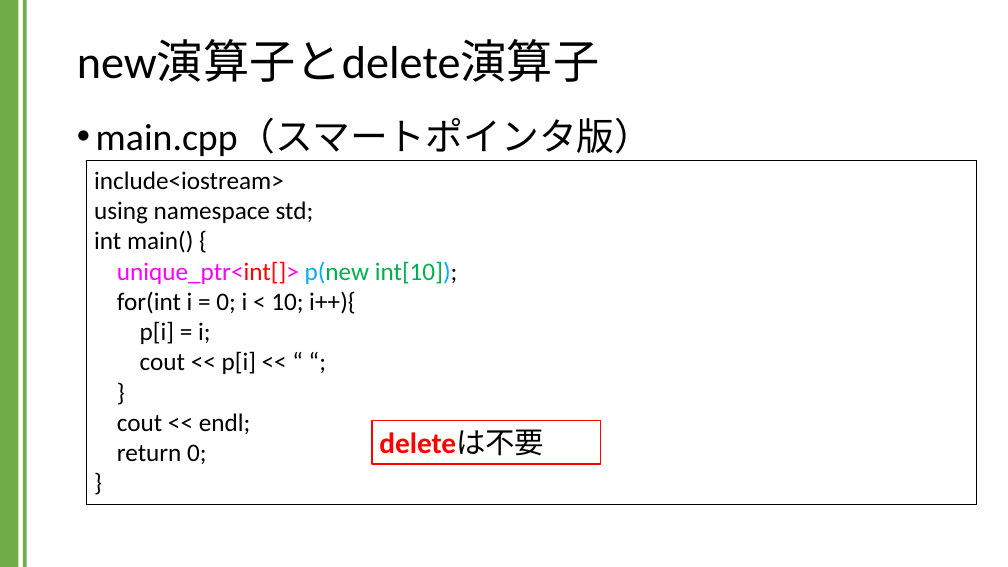
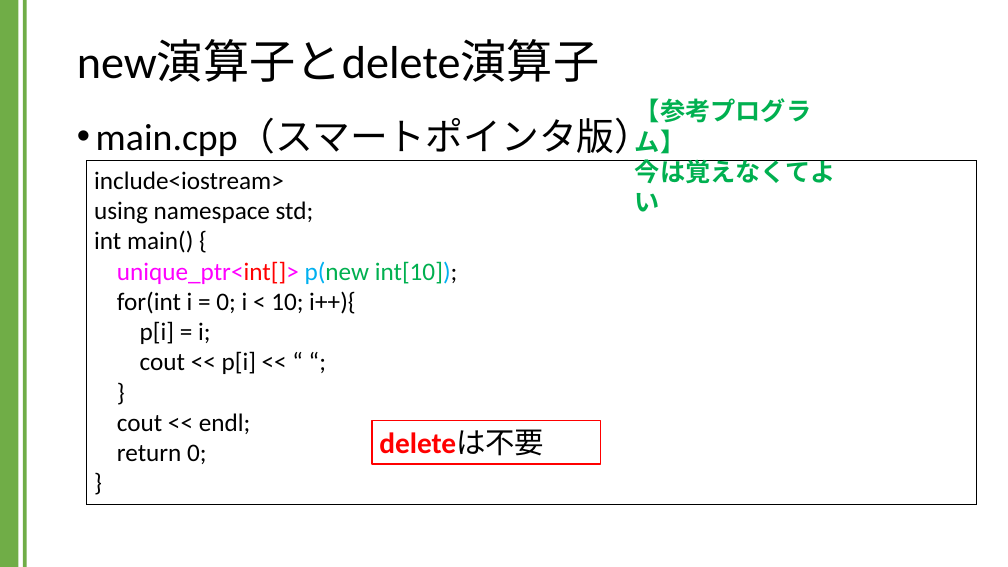
Before and after one commit to kic-murata/cpp2024, a slide deck: slide 23 of 授業資料/講義資料：new演算子とdelete演算子.pptx. Drawn at 1008x567 pixels with LibreOffice and Linux fonts; fonts in the diff are those of the drawing. Boxes give left, top, right and bottom in pixels: in the first picture for what was removed or moved away, otherwise in the second. Text is boxed around its words. In the diff, an @@ line names an element or a change of style, - is before the commit and + after.

```diff
--- a/授業資料/講義資料：new演算子とdelete演算子.pptx
+++ b/授業資料/講義資料：new演算子とdelete演算子.pptx
@@ text added at (635, 98, 836, 212), 24 pt, text #00B050, bold @@
+【参考プログラム】
+今は覚えなくてよい
```
Also in this commit, not shown: 6 other slides changed, 4 other files.
